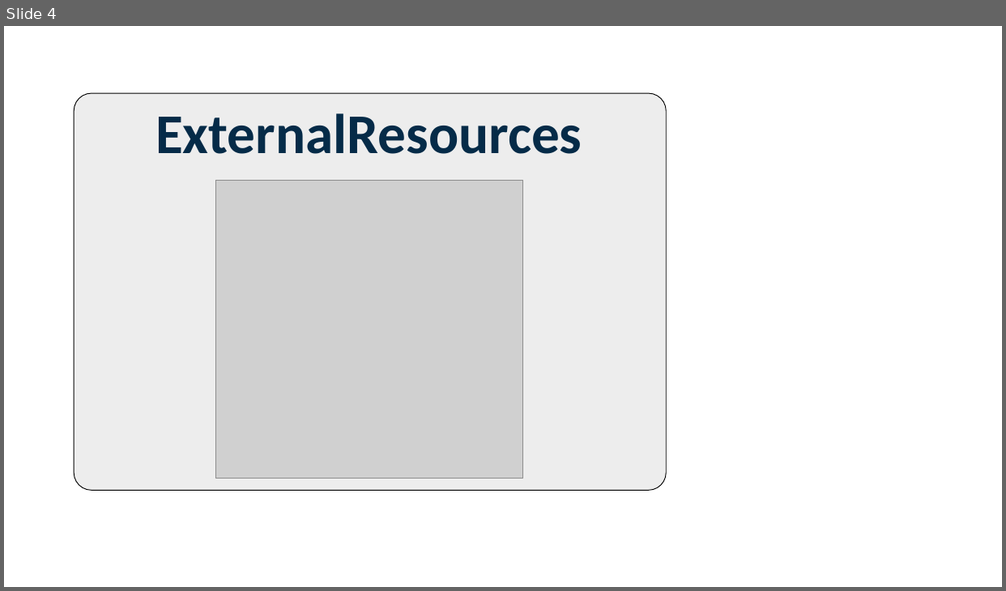
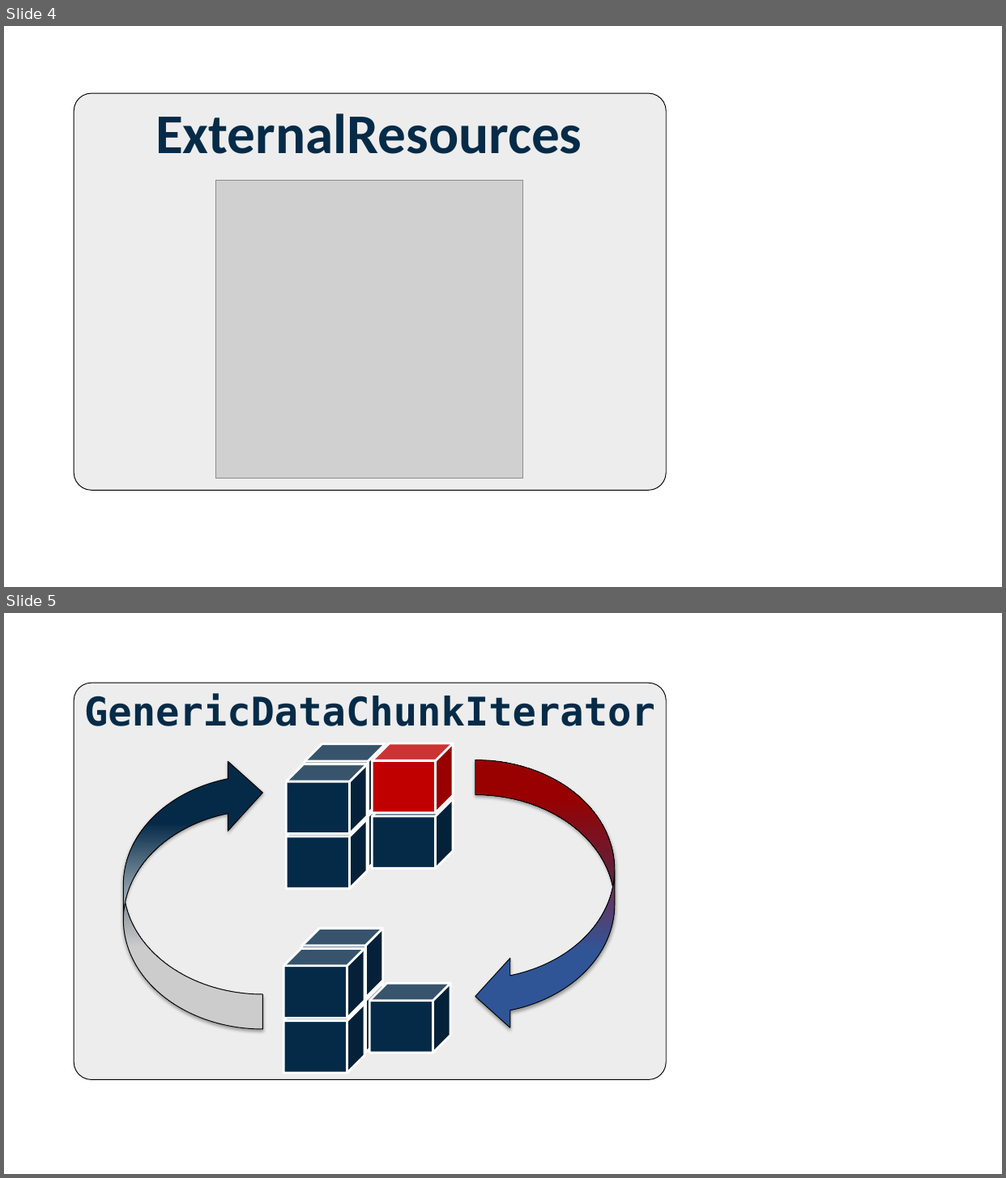
Before and after one commit to hdmf-dev/hdmf, a slide deck: docs/source/figures/gallery_thumbnails.pptx. Shown one above the other, each under a label of ours: slide 4 before the commit, slides 4 and 5 after it. The pictures are 1006x591 and 1006x1178 pixels, drawn with LibreOffice and Linux fonts; fonts in the diff are those of the drawing; grey boxes stand for pictures. Boxes give left, top, right and bottom in pixels: in the first picture for what was removed or moved away, otherwise in the second. Text is boxed around its words. In the diff, an @@ line names an element or a change of style, - is before the commit and + after.

Commit message:
Add missing thumbnail for generic data chunk iterator tutorial

```diff
--- a/docs/source/figures/gallery_thumbnails.pptx
+++ b/docs/source/figures/gallery_thumbnails.pptx
@@ slide 5 added at (4, 613, 1002, 1174), background #FFFFFF @@
@@ rounded rectangle added at (74, 683, 666, 1080), fill #EDEDED, outline #000000 0.75 pt @@
@@ text added at (84, 693, 655, 726), 38 pt, text #052B48, bold @@
+GenericDataChunkIterator
@@ curved right arrow added at (123, 758, 262, 1030), fill gradient #052A48 to #FFFFFF, outline #000000 0.75 pt @@
@@ cube added at (373, 743, 454, 813), fill #C00000, outline #FFFFFF 2.25 pt @@
@@ group added at (286, 744, 454, 888): 5 cubes @@
@@ curved right arrow added at (475, 760, 615, 1033), fill gradient #2F5597 to #C00000, outline #000000 0.75 pt @@
@@ group added at (284, 928, 450, 1073): 5 cubes @@
```
Also in this commit, not shown: 2 other files.
